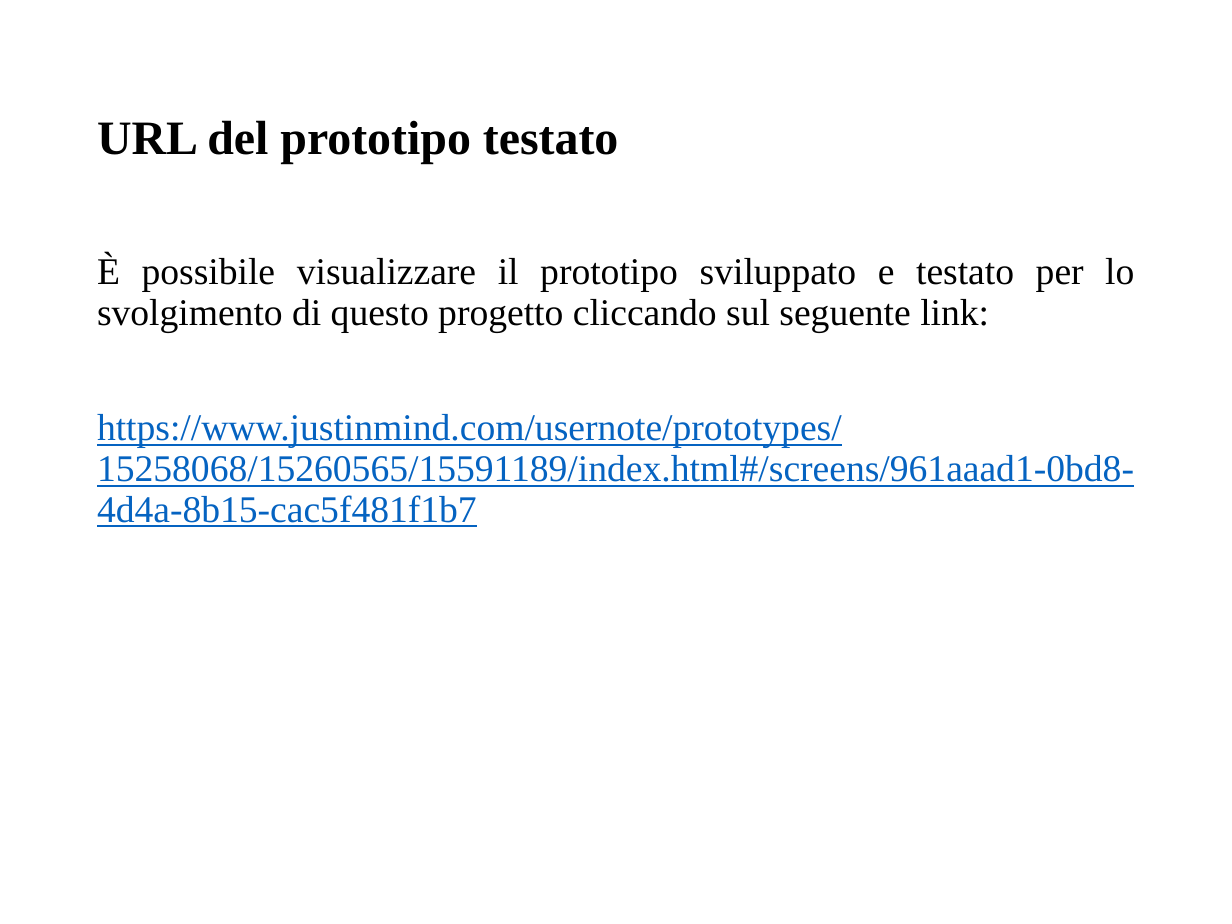
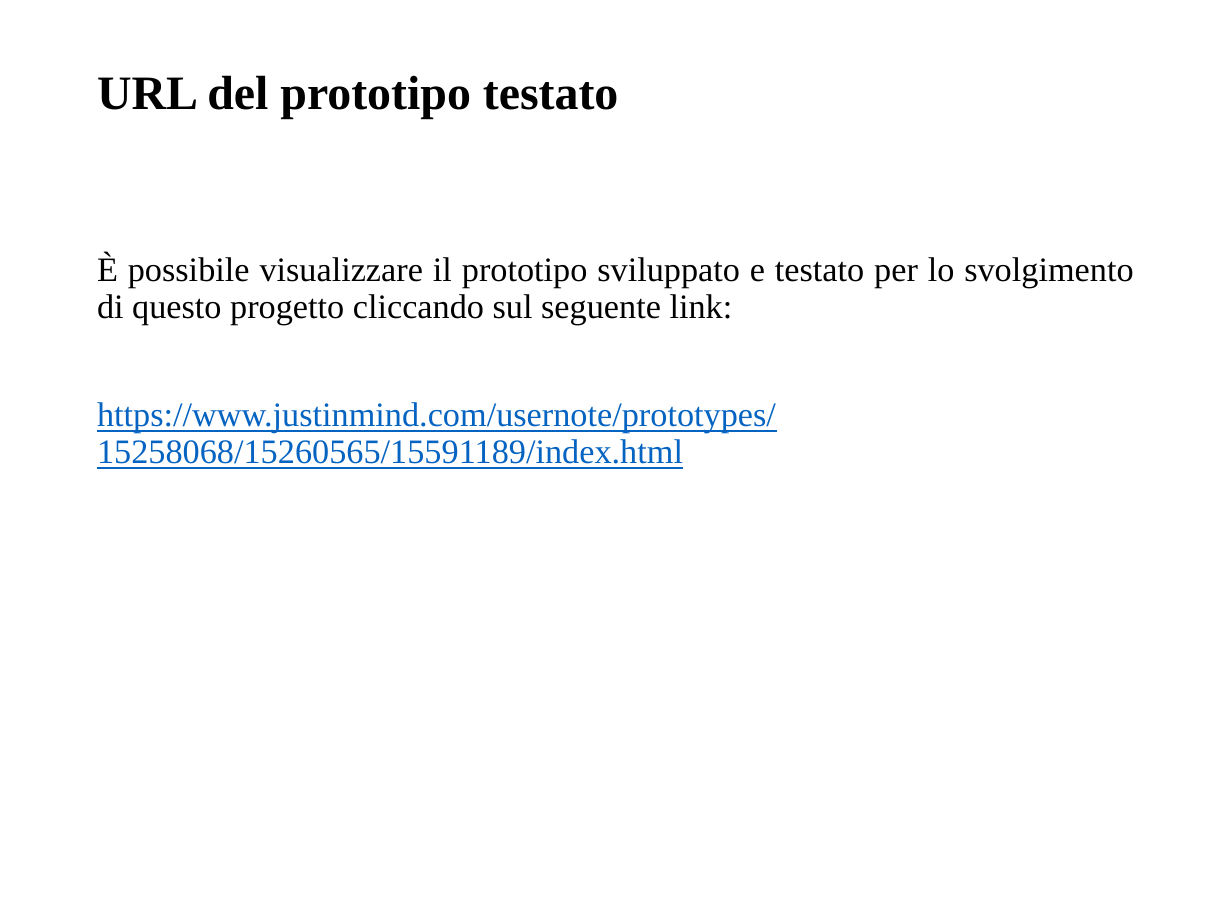
Before and after one commit to giusmastro91/Cognitive-systems, a slide deck: slide 4 of Prova_6/Leone_Mastrosimone_PresentazioneProgetto.pptx. Drawn at 1232x924 pixels with LibreOffice and Linux fonts; fonts in the diff are those of the drawing. Boxes give left, top, right and bottom in pixels: in the first picture for what was removed or moved away, otherwise in the second. Text is boxed around its words. In the diff, an @@ line names an element or a change of style, - is before the commit and + after.

```diff
--- a/Prova_6/Leone_Mastrosimone_PresentazioneProgetto.pptx
+++ b/Prova_6/Leone_Mastrosimone_PresentazioneProgetto.pptx
@@ title "URL del prototipo testato": place and size @@
-title "URL del prototipo testato" at [97, 120, 619, 163]
+title "URL del prototipo testato" at [97, 75, 619, 119]
@@ text at [97, 254, 1133, 325]: size 22 to 20 pt in "È possibile visualizzare il prototipo sviluppato e ..." @@
@@ text at [97, 402, 776, 469]: text changed; size 22 to 20 pt @@
-https://www.justinmind.com/usernote/prototypes/15258068/15260565/15591189/index.html#/screens/961aaad1-0bd8-4d4a-8b15-cac5f481f1b7
+https://www.justinmind.com/usernote/prototypes/15258068/15260565/15591189/index.html
```
Also in this commit, not shown: 10 other slides changed, 7 slides added, 1 other file.
